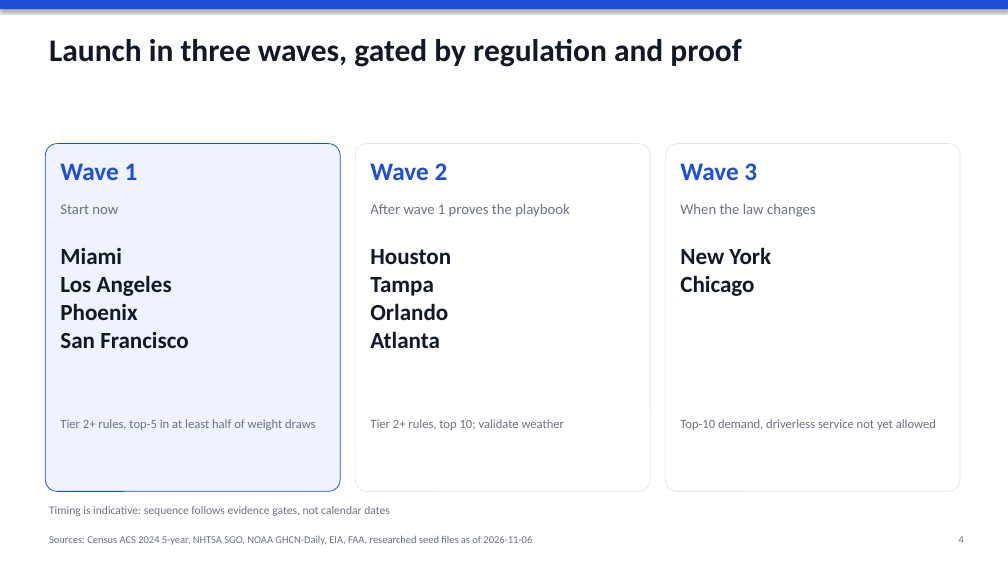
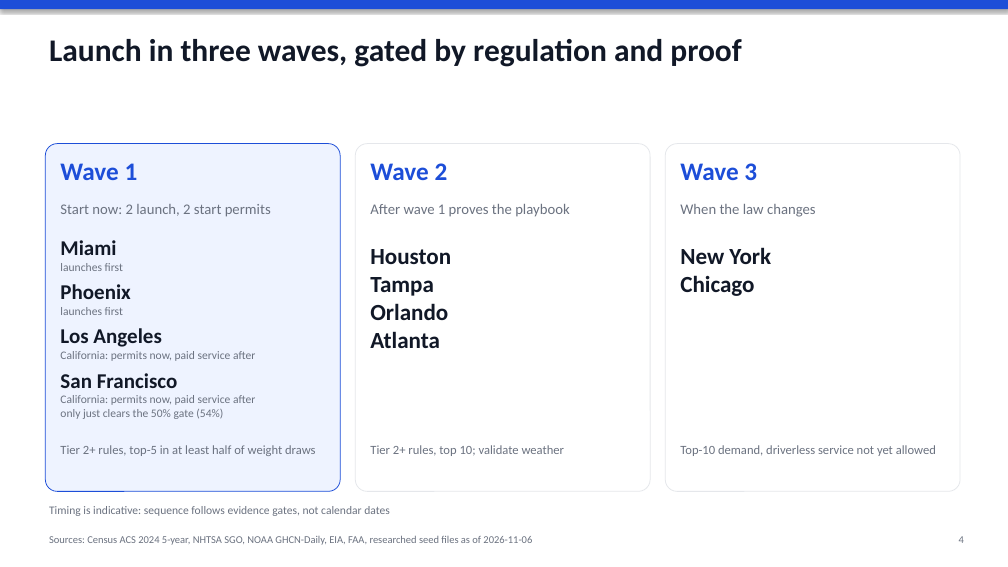
Before and after one commit to jmayank574/av-expansion-strategy, a slide deck: slide 4 of reports/deck.pptx. Drawn at 1008x567 pixels with LibreOffice and Linux fonts; fonts in the diff are those of the drawing. Boxes give left, top, right and bottom in pixels: in the first picture for what was removed or moved away, otherwise in the second. Text is boxed around its words. In the diff, an @@ line names an element or a change of style, - is before the commit and + after.

```diff
--- a/reports/deck.pptx
+++ b/reports/deck.pptx
@@ text at (60,204,271,217): text changed @@
-Start now
+Start now: 2 launch, 2 start permits
@@ text "Miami": place and size @@
-text "Miami" at (60,248,188,348)
+text "Miami" at (60,240,255,419)
@@ text at (60,263,130,315): paragraphs added @@
+launches first
+Phoenix
+launches first
@@ text at (60,240,178,388): size 22 to 20 pt in "Miami", "Los Angeles", "San Francisco"; more space between paragraphs @@
@@ text at (60,351,255,361): text changed; size 22 to 11 pt; text colour #111827 to #6B7280; bold off @@
-Phoenix
+California: permits now, paid service after
@@ text at (60,395,255,419): paragraphs added @@
+California: permits now, paid service after
+only just clears the 50% gate (54%)
@@ text "Tier 2+ rules, top-5 in ...": place and size @@
-text "Tier 2+ rules, top-5 in ..." at (60,419,315,430)
+text "Tier 2+ rules, top-5 in ..." at (60,445,315,456)
@@ text "Tier 2+ rules, top 10; ...": place and size @@
-text "Tier 2+ rules, top 10; ..." at (370,419,564,430)
+text "Tier 2+ rules, top 10; ..." at (370,445,564,456)
@@ text "Top-10 demand, driverless service not ...": place and size @@
-text "Top-10 demand, driverless service not ..." at (680,419,936,430)
+text "Top-10 demand, driverless service not ..." at (680,445,936,456)
```
Also in this commit, not shown: 13 other files.
